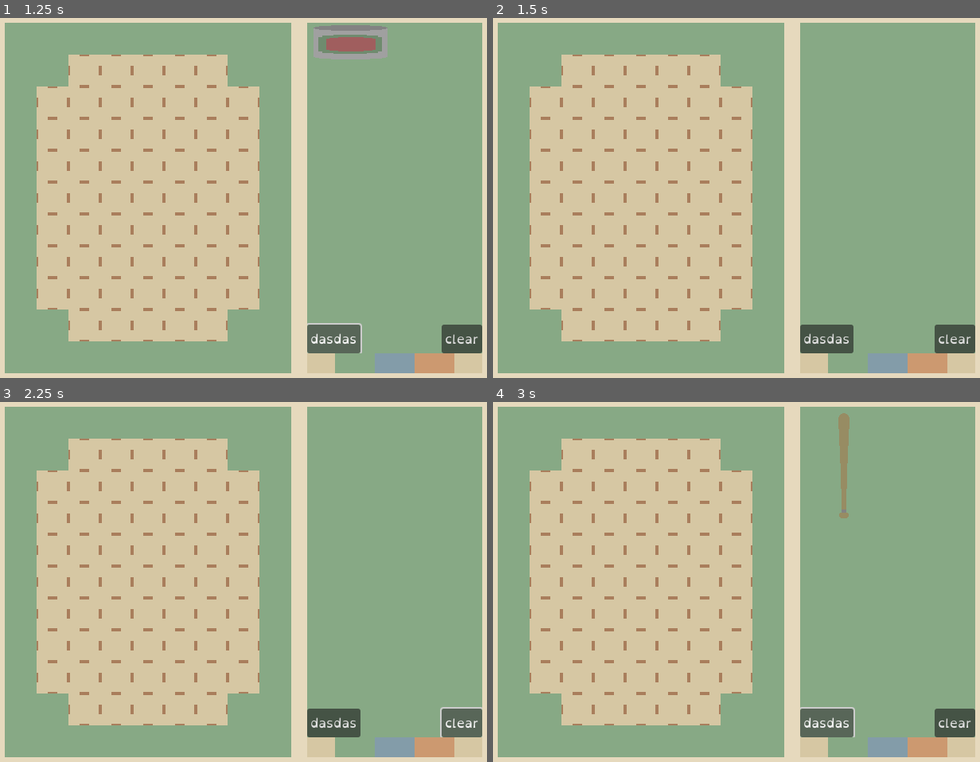
Above: before the commit, frames 1-4 (two rows, left to right).
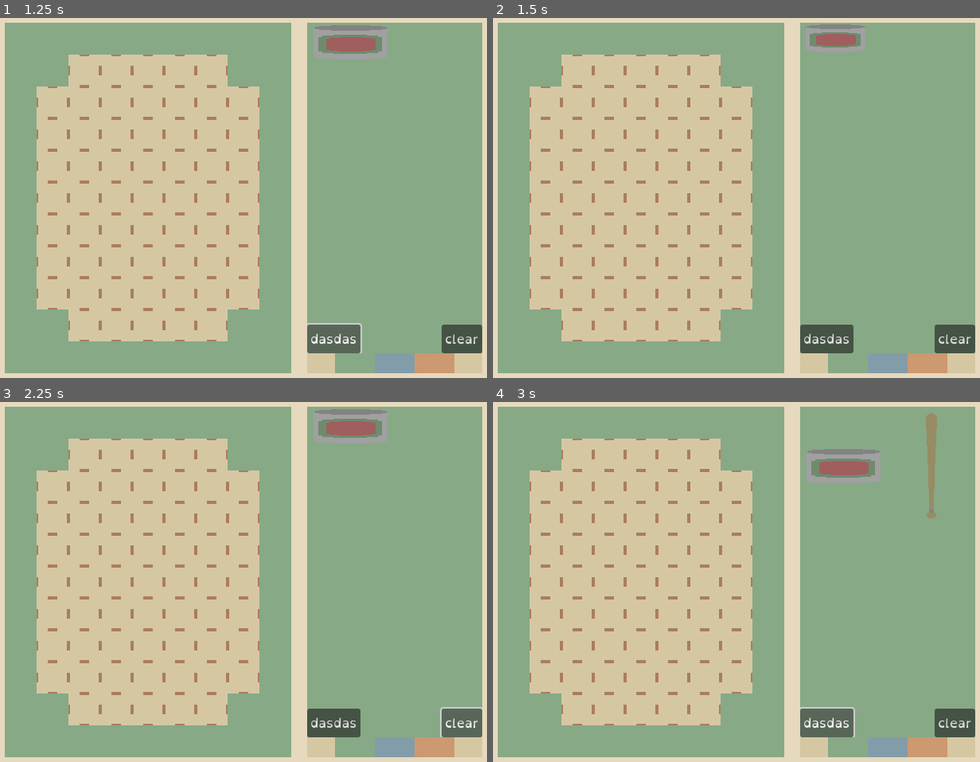
Above: after the commit, the same moments.

Repository: Birdboys/returningMolly
Game: Godot game, scene res://Scenes/inventory_ui.tscn
The game is run twice, just before and just after one commit, with the same random seed, the same clock (stepped at 60 frames per second) and the same inputs.
Inputs (mouse positions are in pixels of both pictures, inside the frame that each line leads up to):
- Up to frame 1 (1.25 s): click "dasdas" at 0.5 s
- Up to frame 2 (1.5 s): click (843, 43) at 1.25 s
- Up to frame 3 (2.25 s): click "clear" at 2 s
- Up to frame 4 (3 s): click "dasdas" at 2.75 s

Frame 1 is identical in both runs. In frame 2, 0.9% of the frame differs, in the area x 64-77%, y 1-10%; in frame 3, 1.4%; in frame 4, 2.2%, in the area x 64-92%, y 3-33%.
Error before the commit: Invalid call. Nonexistent function 'loadItem' in base 'Node2D'. (res://Scripts/inventory_ui.gd:172)

Commit message:
moved script

Diff:
--- a/Scenes/item.tscn
+++ b/Scenes/item.tscn
@@ -1,9 +1,9 @@
 [gd_scene load_steps=2 format=3 uid="uid://djhj54uwxox8x"]
 
-[ext_resource type="Script" path="res://item.gd" id="1_rems5"]
+[ext_resource type="Script" path="res://Scripts/item.gd" id="1_oquck"]
 
 [node name="item" type="Node2D"]
-script = ExtResource("1_rems5")
+script = ExtResource("1_oquck")
 
 [node name="itemTexture" type="TextureRect" parent="."]
 anchors_preset = 8
--- /dev/null
+++ b/Scripts/item.gd
@@ -0,0 +1,75 @@
+extends Node2D
+@onready var itemImage = $itemTexture
+var item_name
+var item_id
+var item_coords
+var item_desc
+var held = true
+var item_location = null
+var item_size
+var pickup_coords
+signal cursor_entered_item(me)
+signal cursor_exited_item(me)
+signal return_to_ground(me)
+signal rotated()
+# Called when the node enters the scene tree for the first time.
+func _ready():
+	loadItem(2)
+	pass # Replace with function body.
+
+
+# Called every frame. 'delta' is the elapsed time since the previous frame.
+func _process(delta):
+	if held:
+		global_position = lerp(global_position,get_global_mouse_position(),1)
+		if Input.is_action_just_pressed("ui_right_input"):
+			rotateMe()
+	pass
+
+func loadItem(id, scl=Vector2(1,1)):
+	itemImage.texture = await load("res://Assets/%s.png" % id)
+	#itemImage.pivot_offset = itemImage.size/2*scl
+	itemImage.scale = scl
+	#print("THE PIVOT OFFSET",itemImage.pivot_offset, itemImage.size)
+	item_id = id
+	item_name = ItemLoader.item_data[str(id)]["item_name"]
+	item_coords = ItemLoader.item_data[str(id)]["item_graph"]
+	item_size = ItemLoader.item_data[str(id)]["item_size"]
+
+func pickUp():
+	pickup_coords = global_position
+	z_index = 1
+	held = true
+func putDown(snap_coords=null):
+	z_index = 0
+	held = false
+	if snap_coords:
+		global_position = snap_coords + itemImage.size/2
+	else:
+		emit_signal("return_to_ground", item_id)
+		queue_free()
+
+func _on_item_texture_mouse_entered():
+	#print("ENTERED ITEM")
+	emit_signal("cursor_entered_item", self)
+	pass # Replace with function body.
+
+
+func _on_item_texture_mouse_exited():
+	emit_signal("cursor_exited_item", self)
+	pass # Replace with function body.
+
+func rotateMe():
+	return
+	itemImage.pivot_offset = itemImage.size/2
+	item_size = Vector2(item_size.y, item_size.x)
+	itemImage.rotation += deg_to_rad(90)
+	if rad_to_deg(itemImage.rotation) >= 360:
+		itemImage.rotation = 0
+	for x in range(len(item_coords)):
+		item_coords[x] = round(item_coords[x].rotated(PI/2))
+		#item_coords[x].x = Math.round(item_coords[x].x, 0)
+	emit_signal("rotated")
+
+func getSize():
+	return itemImage.size
Binary file changed: Assets/temp_slot.aseprite
Binary file changed: Assets/temp_slot2.png
